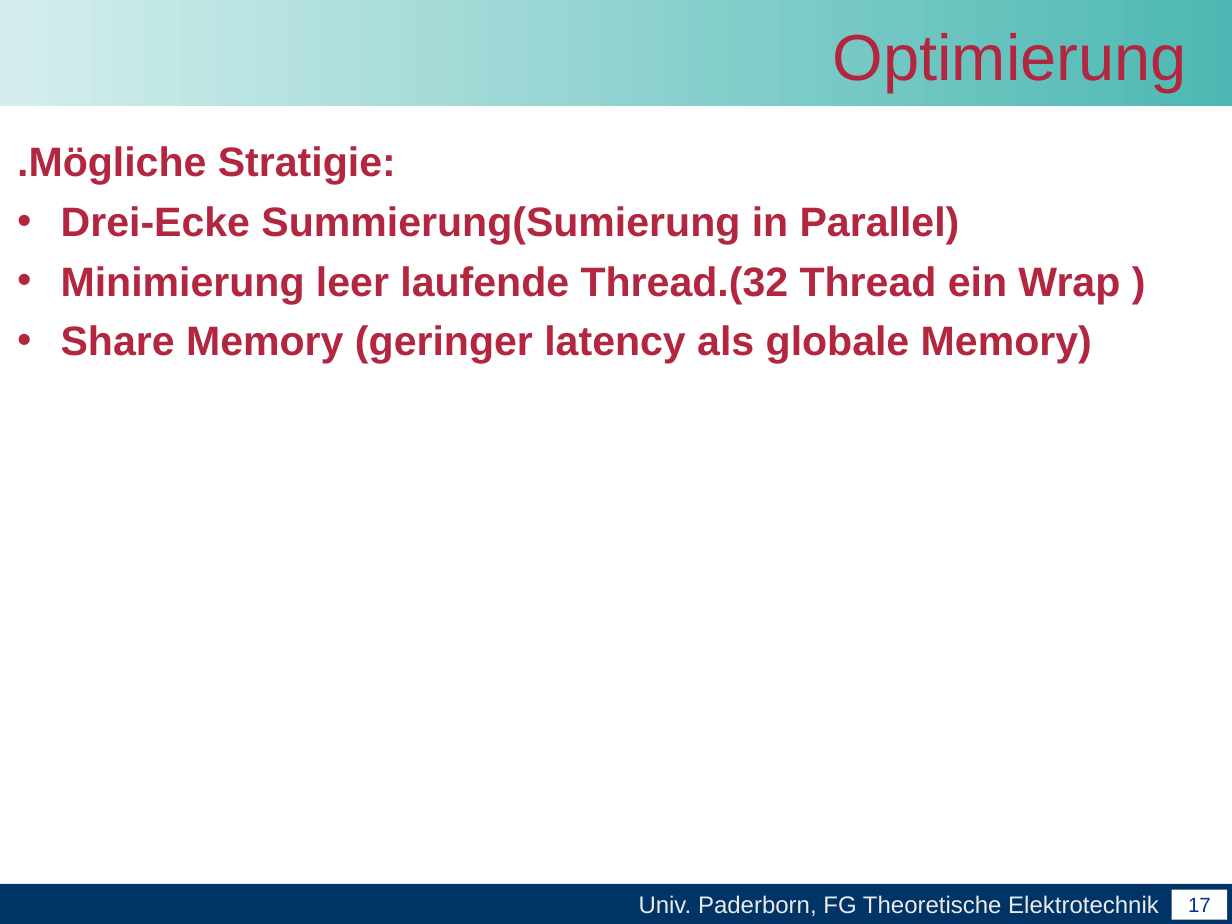
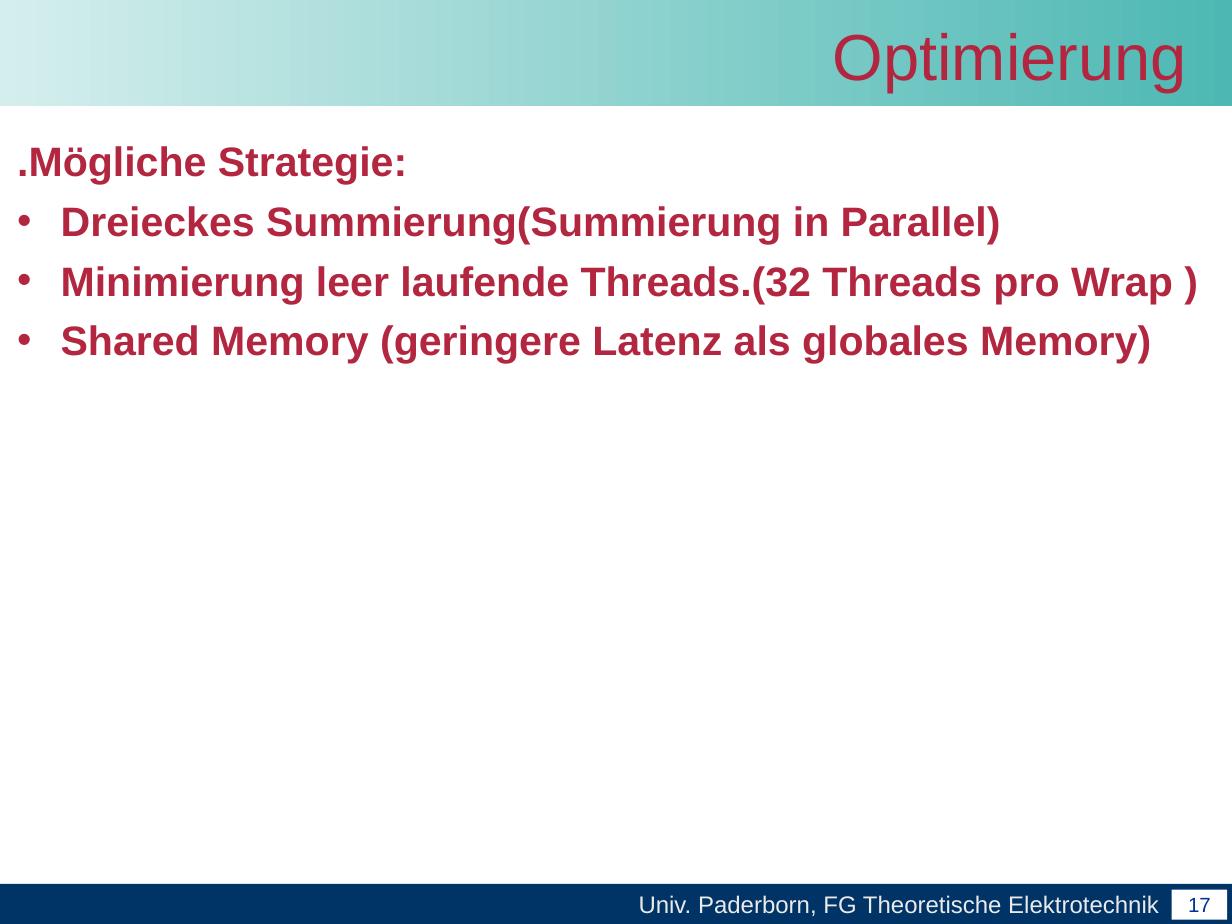
Before and after one commit to unconditional/projektarbeitcuda, a slide deck: slide 17 of Vortrag/Abschlussvortrag der Projektarbeit CUDA(xby).ppt. Drawn at 1232x924 pixels with LibreOffice and Linux fonts; fonts in the diff are those of the drawing; background and template pictures are left out. Boxes give left, top, right and bottom in pixels: in the first picture for what was removed or moved away, otherwise in the second. Text is boxed around its words. In the diff, an @@ line names an element or a change of style, - is before the commit and + after.

```diff
--- a/Vortrag/Abschlussvortrag der Projektarbeit CUDA(xby).ppt
+++ b/Vortrag/Abschlussvortrag der Projektarbeit CUDA(xby).ppt
@@ text at bbox=[17, 146, 1173, 363]: text changed @@
-.Mögliche Stratigie:
-• Drei-Ecke Summierung(Sumierung in Parallel)
-• Minimierung leer laufende Thread.(32 Thread ein Wrap )
-• Share Memory (geringer latency als globale Memory)
+.Mögliche Strategie:
+• Dreieckes Summierung(Summierung in Parallel)
+• Minimierung leer laufende Threads.(32 Threads pro Wrap )
+• Shared Memory (geringere Latenz als globales Memory)
```
Also in this commit, not shown: 2 other slides changed, 11 other files.
